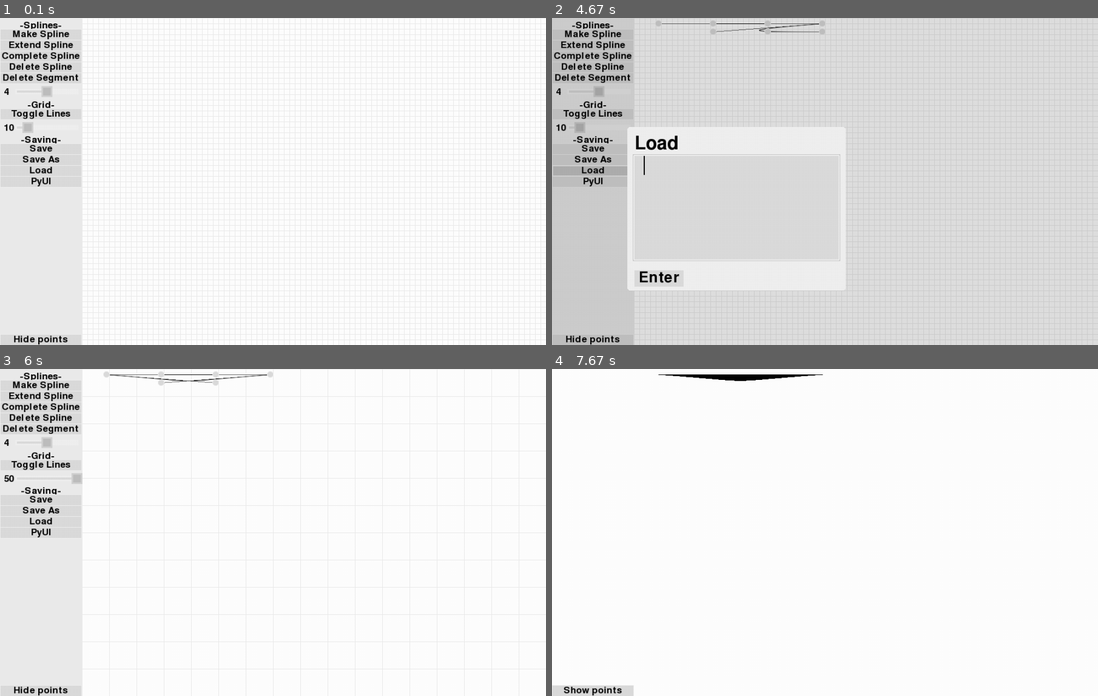
Above: before the commit, frames 1-4 (two rows, left to right).
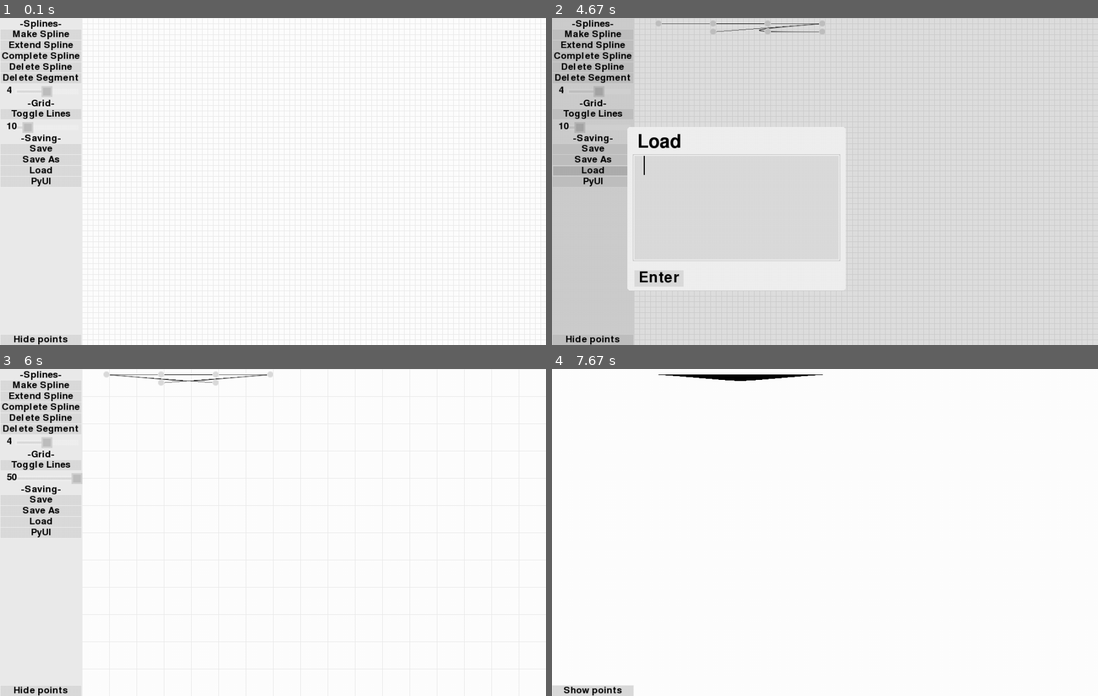
Above: after the commit, the same moments.

Repository: christianharris-3/PyUI
Game: pygame game, started from PyUI vector maker.py
Same seed, same stepped clock (60 frames per second), same inputs: the game is played once before the commit and once after it.
Inputs (mouse positions are in pixels of both pictures, inside the frame that each line leads up to):
- Up to frame 1 (0.1 s): no input
- Up to frame 2 (4.67 s): press the mouse at (590, 171) at 0.37 s; move the mouse to (644, 178) at 0.47 s; release the mouse at (693, 184) at 0.6 s; press the mouse at (590, 171) at 0.7 s; move the mouse to (622, 214) at 0.8 s; release the mouse at (655, 256) at 0.93 s; press the mouse at (737, 207) at 1.03 s; move the mouse to (677, 142) at 1.13 s; release the mouse at (617, 76) at 1.27 s; tap Space at 1.33 s; press the mouse at (590, 34) at 1.7 s; move the mouse to (781, 44) at 1.8 s; release the mouse at (966, 57) at 1.93 s; press the mouse at (590, 76) at 2.03 s; move the mouse to (622, 109) at 2.13 s; release the mouse at (655, 138) at 2.27 s; click (601, 89) at 2.38 s; press the mouse at (590, 44) at 2.7 s; move the mouse to (606, 158) at 2.8 s; release the mouse at (617, 273) at 2.93 s; press the mouse at (590, 44) at 3.03 s; move the mouse to (814, 53) at 3.13 s; release the mouse at (1032, 60) at 3.27 s; tap Enter at 3.33 s; press the mouse at (590, 338) at 3.7 s; move the mouse to (732, 237) at 3.8 s; release the mouse at (879, 132) at 3.93 s; press the mouse at (590, 338) at 4.03 s; move the mouse to (748, 246) at 4.13 s; release the mouse at (901, 152) at 4.27 s; press the mouse at (590, 171) at 4.37 s; move the mouse to (655, 201) at 4.47 s; release the mouse at (715, 230) at 4.6 s
- Up to frame 3 (6 s): press the mouse at (191, 558) at 4.7 s; move the mouse to (174, 552) at 4.8 s; release the mouse at (158, 545) at 4.93 s; press the mouse at (141, 630) at 5.03 s; move the mouse to (136, 565) at 5.13 s; release the mouse at (136, 499) at 5.27 s; press the mouse at (38, 408) at 5.37 s; move the mouse to (60, 408) at 5.47 s; release the mouse at (81, 411) at 5.6 s; press the mouse at (27, 476) at 5.7 s; move the mouse to (196, 529) at 5.8 s; release the mouse at (371, 581) at 5.93 s
- Up to frame 4 (7.67 s): press the mouse at (590, 689) at 6.03 s; move the mouse to (683, 548) at 6.13 s; release the mouse at (775, 411) at 6.27 s; press the mouse at (590, 689) at 6.37 s; move the mouse to (693, 653) at 6.47 s; release the mouse at (797, 617) at 6.6 s; press the mouse at (590, 689) at 6.7 s; move the mouse to (655, 548) at 6.8 s; release the mouse at (721, 411) at 6.93 s; press the mouse at (590, 689) at 7.03 s; move the mouse to (688, 581) at 7.13 s; release the mouse at (786, 470) at 7.27 s; press the mouse at (590, 689) at 7.37 s; move the mouse to (710, 653) at 7.47 s; release the mouse at (825, 614) at 7.6 s

The runs differ from the first frame. In frame 1, 0.3% of the frame differs, in the area x 0-12%, y 0-39%; in frame 2, 0.6%, in the area x 0-24%, y 0-41%; in frame 3, 0.3%; in frame 4, nothing differs.

Commit message:
Update PyUI.py
made the default vertical and horizontal spacing variables auto from being defined in the make function to universally in the init of GUI_ITEM, which fixed really blood weird bug where in a table in the make it happen program the title in the edit menu would be randomly split into 2 lines. this is the weirdest buug ever and i hate it.

Diff:
--- a/PyUI.py
+++ b/PyUI.py
@@ -1003,7 +1003,7 @@
                  anchor=(0,0),objanchor=(0,0),center=False,centery=-1,img='none',font='default',bold=False,antialiasing=True,pregenerated=True,enabled=True,
                  border=3,upperborder=-1,lowerborder=-1,rightborder=-1,leftborder=-1,scalesize=True,scalex=-1,scaley=-1,glow=0,glowcol=-1,
                  runcommandat=0,col=-1,textcol=-1,backingcol=-1,bordercol=-1,hovercol=-1,clickdownsize=2,clicktype=0,textoffsetx=0,textoffsety=0,maxwidth=-1,
-                 dragable=False,colorkey=-1,toggle=True,toggleable=False,toggletext=-1,toggleimg='none',togglecol=-1,togglehovercol=-1,bindtoggle=[],spacing=-1,verticalspacing=0,horizontalspacing=8,clickablerect=-1,clickableborder=0,
+                 dragable=False,colorkey=-1,toggle=True,toggleable=False,toggletext=-1,toggleimg='none',togglecol=-1,togglehovercol=-1,bindtoggle=[],spacing=-1,verticalspacing=-1,horizontalspacing=-1,clickablerect=-1,clickableborder=0,
                  backingdraw=True,borderdraw=True,animationspeed=5,linelimit=1000):
         if maxwidth == -1: maxwidth = width
         if backingcol == -1: backingcol = bordercol
@@ -1033,7 +1033,7 @@
                  anchor=(0,0),objanchor=(0,0),center=False,centery=-1,img='none',textsize=50,font='default',bold=False,antialiasing=True,pregenerated=True,enabled=True,
                  border=3,upperborder=-1,lowerborder=-1,rightborder=-1,leftborder=-1,scalesize=True,scalex=-1,scaley=-1,glow=0,glowcol=-1,
                  runcommandat=0,col=-1,textcol=-1,backingcol=-1,hovercol=-1,clickdownsize=4,clicktype=0,textoffsetx=0,textoffsety=0,
-                 colorkey=-1,spacing=-1,verticalspacing=0,horizontalspacing=8,clickablerect=-1,
+                 colorkey=-1,spacing=-1,verticalspacing=-1,horizontalspacing=-1,clickablerect=-1,
                  linelimit=100,selectcol=-1,selectbordersize=2,selectshrinksize=0,cursorsize=-1,textcenter=False,chrlimit=10000,numsonly=False,enterreturns=False,commandifenter=True,commandifkey=False,
                  backingdraw=True,borderdraw=True):
         if col == -1: col = self.defaultcol
@@ -1054,7 +1054,7 @@
                  anchor=(0,0),objanchor=(0,0),center=False,centery=-1,text='',textsize=50,img='none',font='default',bold=False,antialiasing=True,pregenerated=True,enabled=True,
                  border=3,upperborder=-1,lowerborder=-1,rightborder=-1,leftborder=-1,scalesize=True,scalex=-1,scaley=-1,glow=0,glowcol=-1,
                  command=emptyfunction,runcommandat=0,col=-1,textcol=-1,backingcol=-1,hovercol=-1,clickdownsize=4,clicktype=0,textoffsetx=0,textoffsety=0,
-                 dragable=False,colorkey=-1,spacing=-1,verticalspacing=0,horizontalspacing=8,clickablerect=-1,
+                 dragable=False,colorkey=-1,spacing=-1,verticalspacing=-1,horizontalspacing=-1,clickablerect=-1,
                  boxwidth=-1,boxheight=-1,linesize=2,textcenter=True,guesswidth=100,guessheight=100,
                  backingdraw=True,borderdraw=True):
 
@@ -1076,7 +1076,7 @@
                  anchor=(0,0),objanchor=(0,0),center=False,centery=-1,img='none',font='default',bold=False,antialiasing=True,pregenerated=True,enabled=True,
                  border=3,upperborder=-1,lowerborder=-1,rightborder=-1,leftborder=-1,scalesize=True,scalex=-1,scaley=-1,glow=0,glowcol=-1,
                  command=emptyfunction,runcommandat=0,col=-1,textcol=-1,clicktype=0,backingcol=-1,bordercol=-1,textoffsetx=0,textoffsety=0,
-                 dragable=False,colorkey=-1,spacing=3,verticalspacing=0,horizontalspacing=8,maxwidth=-1,animationspeed=5,clickablerect=-1,
+                 dragable=False,colorkey=-1,spacing=-1,verticalspacing=-1,horizontalspacing=-1,maxwidth=-1,animationspeed=5,clickablerect=-1,
                  textcenter=False,backingdraw=False,borderdraw=False):
         if col == -1: col = backingcol
         backingcol = bordercol
@@ -1354,7 +1354,7 @@
                  anchor=(0,0),objanchor=(0,0),center=False,centery=-1,text='',textsize=50,img='none',font='default',bold=False,antialiasing=True,pregenerated=True,enabled=True,
                  border=3,upperborder=-1,lowerborder=-1,rightborder=-1,leftborder=-1,scalesize=True,scalex=-1,scaley=-1,glow=0,glowcol=-1,
                  command=emptyfunction,runcommandat=0,col=-1,textcol=-1,backingcol=-1,hovercol=-1,clickdownsize=4,clicktype=0,textoffsetx=0,textoffsety=0,maxwidth=-1,
-                 dragable=False,colorkey=-1,toggle=True,toggleable=False,toggletext=-1,toggleimg='none',togglecol=-1,togglehovercol=-1,bindtoggle=[],spacing=-1,verticalspacing=0,horizontalspacing=8,clickablerect=-1,clickableborder=0,
+                 dragable=False,colorkey=-1,toggle=True,toggleable=False,toggletext=-1,toggleimg='none',togglecol=-1,togglehovercol=-1,bindtoggle=[],spacing=-1,verticalspacing=-1,horizontalspacing=-1,clickablerect=-1,clickableborder=0,
                  lines=1,linelimit=100,selectcol=-1,selectbordersize=2,selectshrinksize=0,cursorsize=-1,textcenter=True,chrlimit=10000,numsonly=False,enterreturns=False,commandifenter=True,commandifkey=False,
                  data='empty',titles=[],boxwidth=-1,boxheight=-1,linesize=2,
                  backingdraw=True,borderdraw=True,animationspeed=5,scrollercol=-1,scrollerwidth=-1,pageheight=15,
@@ -1443,8 +1443,11 @@
         self.verticalspacing = verticalspacing
         self.horizontalspacing = horizontalspacing
         if spacing!=-1:
-            if verticalspacing == 0: self.verticalspacing = spacing
-            if horizontalspacing == 8: self.horizontalspacing = spacing
+            if verticalspacing == -1: self.verticalspacing = spacing
+            if horizontalspacing == -1: self.horizontalspacing = spacing
+        else:
+            if verticalspacing == -1: self.verticalspacing = 0
+            if horizontalspacing == -1: self.horizontalspacing = 8
 
         self.toggle = toggle
         self.toggleable = toggleable
